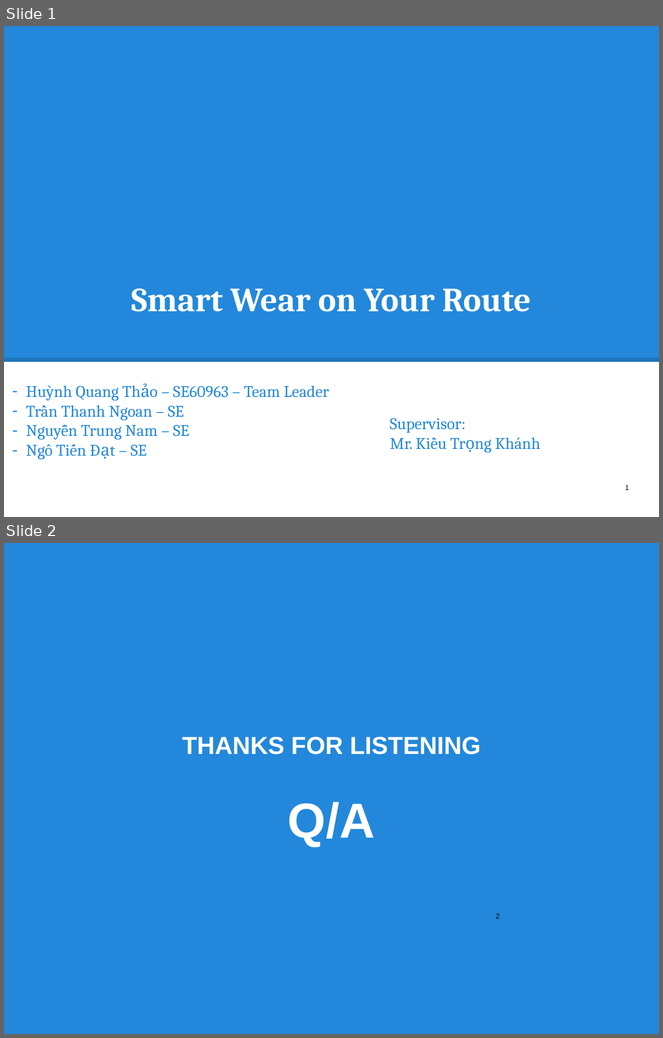
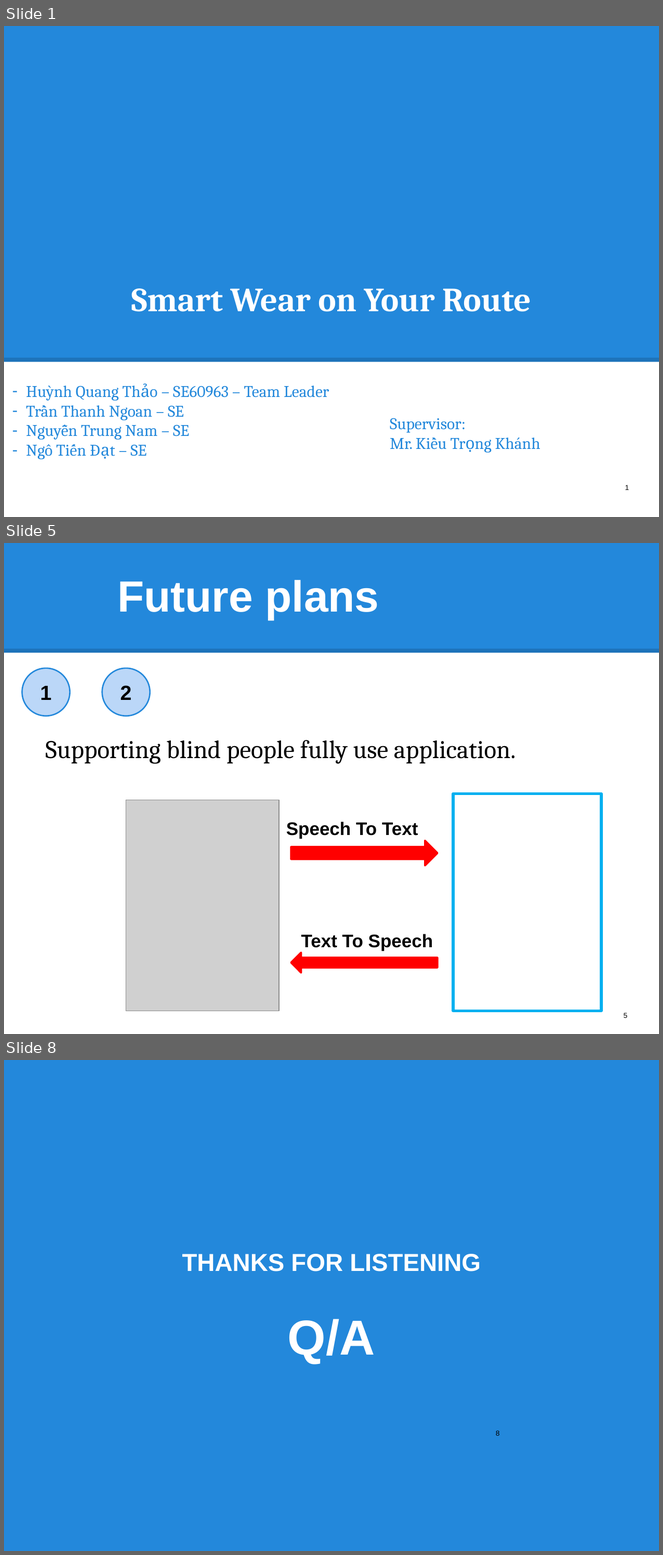
Before and after one commit to hqt/street-router, a slide deck: Document/presentation/begin end.pptx. Shown one above the other, each under a label of ours: slides 1 and 2 before the commit, slides 1, 5 and 8 after it; the slides between them are not shown. The pictures are 663x1038 and 663x1555 pixels, drawn with LibreOffice and Linux fonts; fonts in the diff are those of the drawing; grey boxes stand for pictures. Boxes give left, top, right and bottom in pixels: in the first picture for what was removed or moved away, otherwise in the second. Text is boxed around its words. In the diff, an @@ line names an element or a change of style, - is before the commit and + after.

```diff
--- a/Document/presentation/begin end.pptx
+++ b/Document/presentation/begin end.pptx
@@ slide 5 added at <box>4,543,659,1034</box>, background #FFFFFF @@
@@ rectangle added at <box>4,543,659,653</box>, fill #2388DB @@
@@ title added at <box>117,580,379,619</box>, 48 pt, text #FFFFFF, bold @@
+Future plans
@@ line added from (4, 651) to (659, 651), #000000 4.5 pt @@
@@ ellipse added at <box>22,668,70,716</box>, fill #BBD7F8, outline #2388DB 1.5 pt, 22.5 pt, text #000000, bold @@
+1
@@ ellipse added at <box>102,668,150,716</box>, fill #BBD7F8, outline #2388DB 1.5 pt, 22.5 pt, text #000000, bold @@
+2
@@ text added at <box>46,740,516,764</box>, 28 pt, text #000000 @@
+Supporting blind people fully use application.
@@ picture added at <box>126,800,279,1011</box> @@
@@ rectangle added at <box>453,794,601,1012</box>, fill #FFFFFF, outline #00B0F0 3 pt @@
@@ text added at <box>286,822,418,839</box>, 20 pt, text #000000, bold @@
+Speech To Text
@@ right arrow added at <box>291,841,438,866</box>, fill #FF0000, outline #FF0000 2 pt @@
@@ text added at <box>301,934,434,951</box>, 20 pt, text #000000, bold @@
+Text To Speech
@@ left arrow added at <box>291,953,438,973</box>, fill #FF0000, outline #FF0000 2 pt @@
@@ page number added at <box>624,1013,628,1018</box>, 7.9 pt, text #000000 @@
+5
@@ what was slide 2 is now slide 8 @@
@@ page number at <box>496,1431,500,1436</box>: text changed @@
-2
+8
```
Also in this commit, not shown: 5 other slides added, 2 other files.
